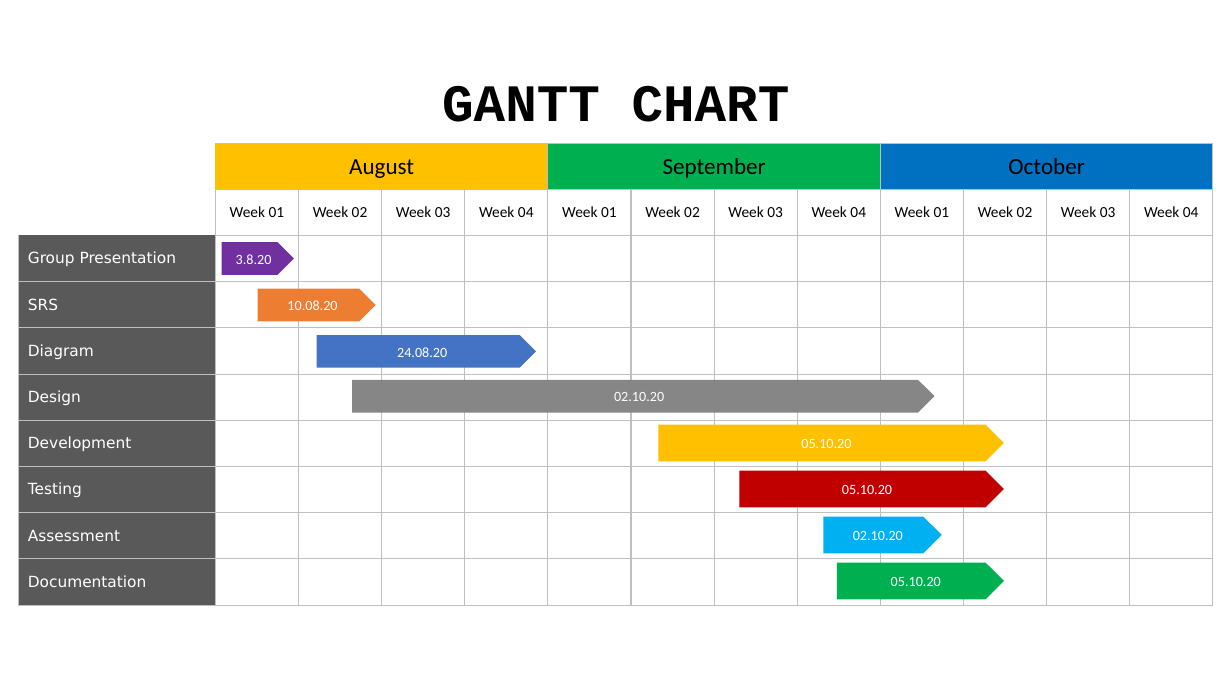
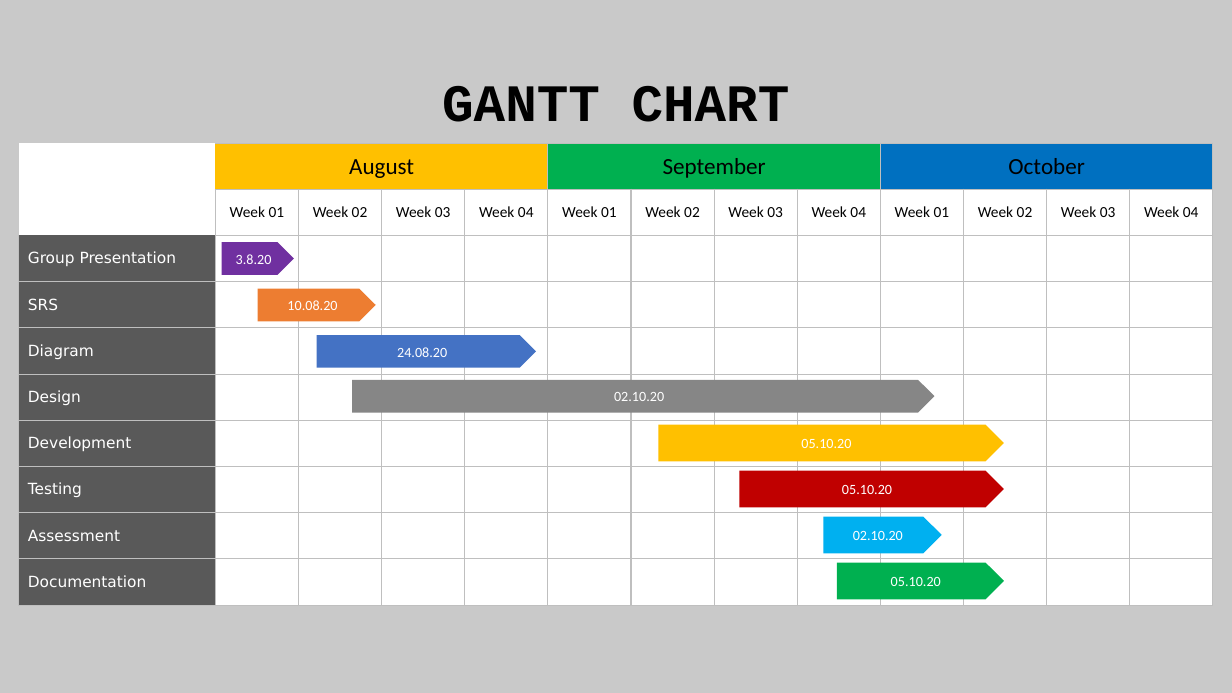
Before and after one commit to maruf1020/CSE499SU20Group1SAA3NSU, a slide deck: slide 8 of Documention/Group project proposal/Presentation.pptx. Drawn at 1232x693 pixels with LibreOffice and Linux fonts; fonts in the diff are those of the drawing. Boxes give left, top, right and bottom in pixels: in the first picture for what was removed or moved away, otherwise in the second. Text is boxed around its words. In the diff, an @@ line names an element or a change of style, - is before the commit and + after.

Commit message:
Update Presentation.pptx
update presentation background

```diff
--- a/Documention/Group project proposal/Presentation.pptx
+++ b/Documention/Group project proposal/Presentation.pptx
@@ background #FFFFFF to #C9C9C9 @@
```
